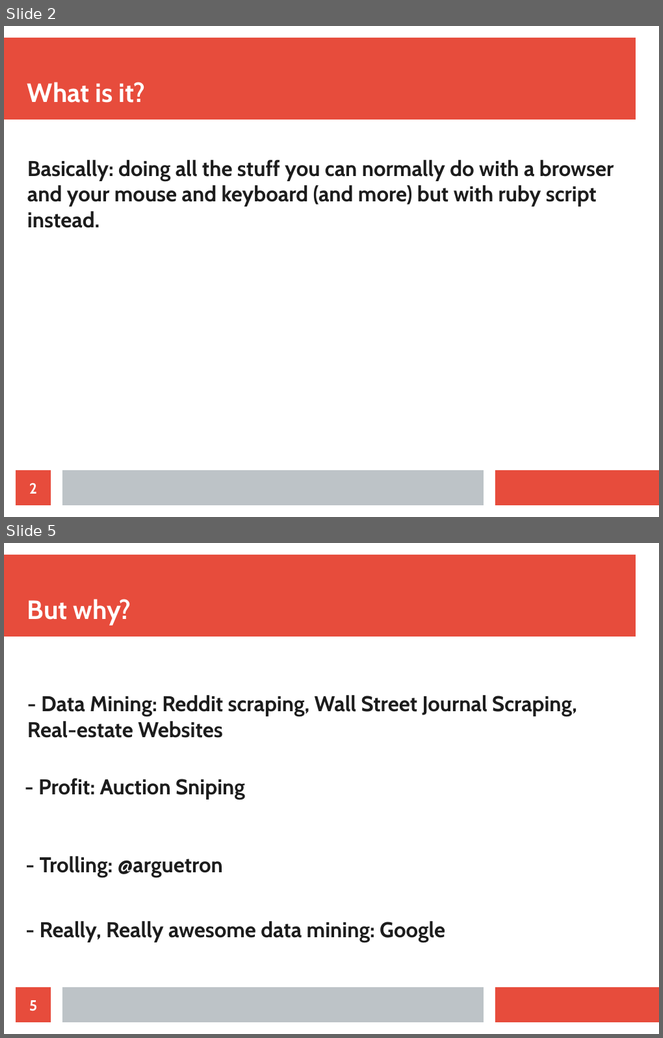
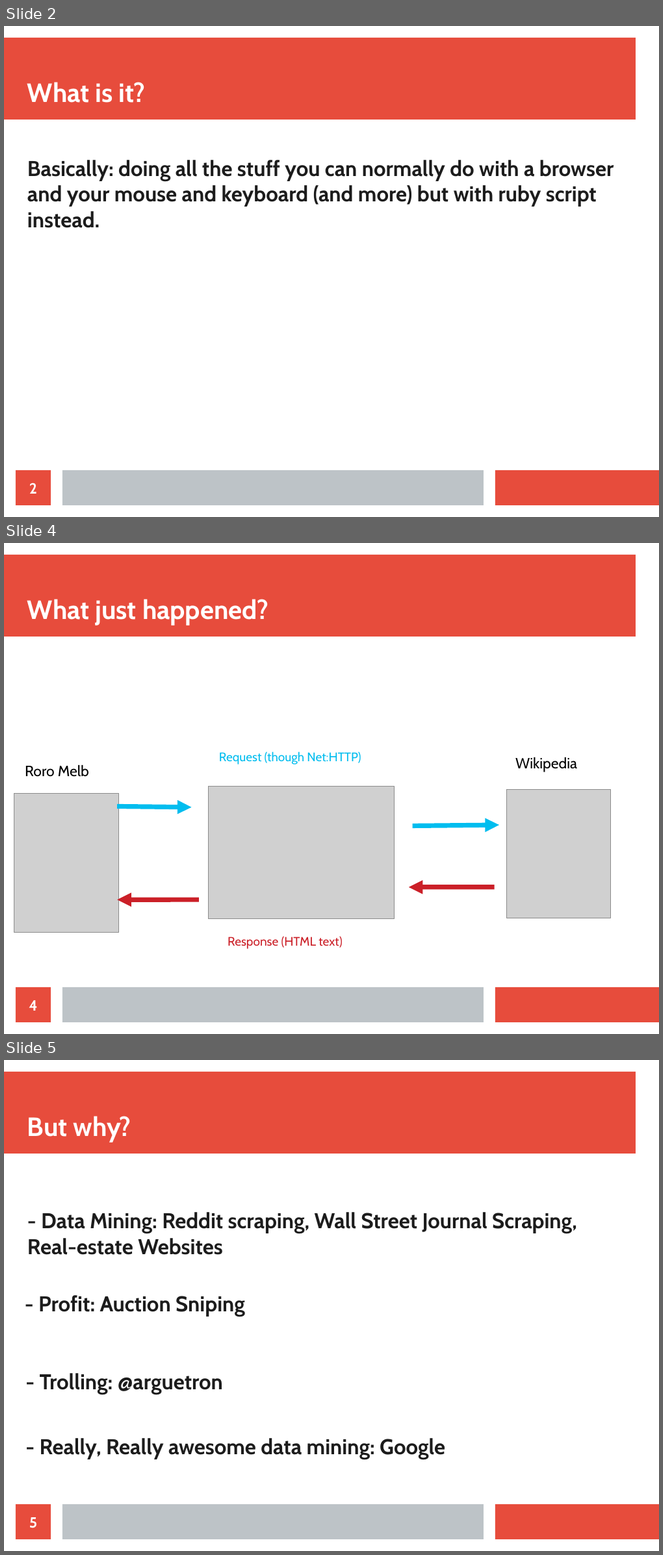
Before and after one commit to Lewington-pitsos/web_scraping_presentation, a slide deck: web_scraping.odp. Shown one above the other, each under a label of ours: slides 2 and 5 before the commit, slides 2, 4 and 5 after it; the slides between them are not shown. The pictures are 663x1038 and 663x1555 pixels, drawn with LibreOffice and Linux fonts; fonts in the diff are those of the drawing; grey boxes stand for pictures. Boxes give left, top, right and bottom in pixels: in the first picture for what was removed or moved away, otherwise in the second. Text is boxed around its words. In the diff, an @@ line names an element or a change of style, - is before the commit and + after.

```diff
--- a/web_scraping.odp
+++ b/web_scraping.odp
@@ slide 4 added at bbox=[4, 543, 659, 1034], background #FFFFFF; not listed: 3 template elements that a slide beside it also shows @@
@@ title added at bbox=[27, 599, 269, 626], 32 pt, text #FFFFFF, bold @@
+What just happened?
@@ text added at bbox=[219, 752, 361, 765], 15 pt, text #00BDEF @@
+Request (though Net:HTTP)
@@ text added at bbox=[25, 765, 89, 777], 18 pt, text #000000 @@
+Roro Melb
@@ text added at bbox=[516, 757, 577, 772], 18 pt, text #000000 @@
+Wikipedia
@@ picture added at bbox=[14, 793, 119, 932] @@
@@ picture added at bbox=[208, 786, 394, 919] @@
@@ picture added at bbox=[507, 790, 612, 918] @@
@@ arrow added from (117, 806) to (191, 808), #00BDEF 5.67 pt @@
@@ arrow added from (413, 826) to (499, 825), #00BDEF 5.67 pt @@
@@ arrow added from (495, 887) to (409, 887), #CB2028 5.67 pt @@
@@ arrow added from (199, 901) to (118, 901), #CB2028 5.67 pt @@
@@ text added at bbox=[228, 936, 342, 949], 15 pt, text #CB2028 @@
+Response (HTML text)
@@ page number added at bbox=[16, 988, 51, 1023], fill #E74C3C, 18 pt, text #FFFFFF, bold @@
+4
```
Also in this commit, not shown: 1 slide changed, 2 other slides added, 2 slides removed, 14 other files.
